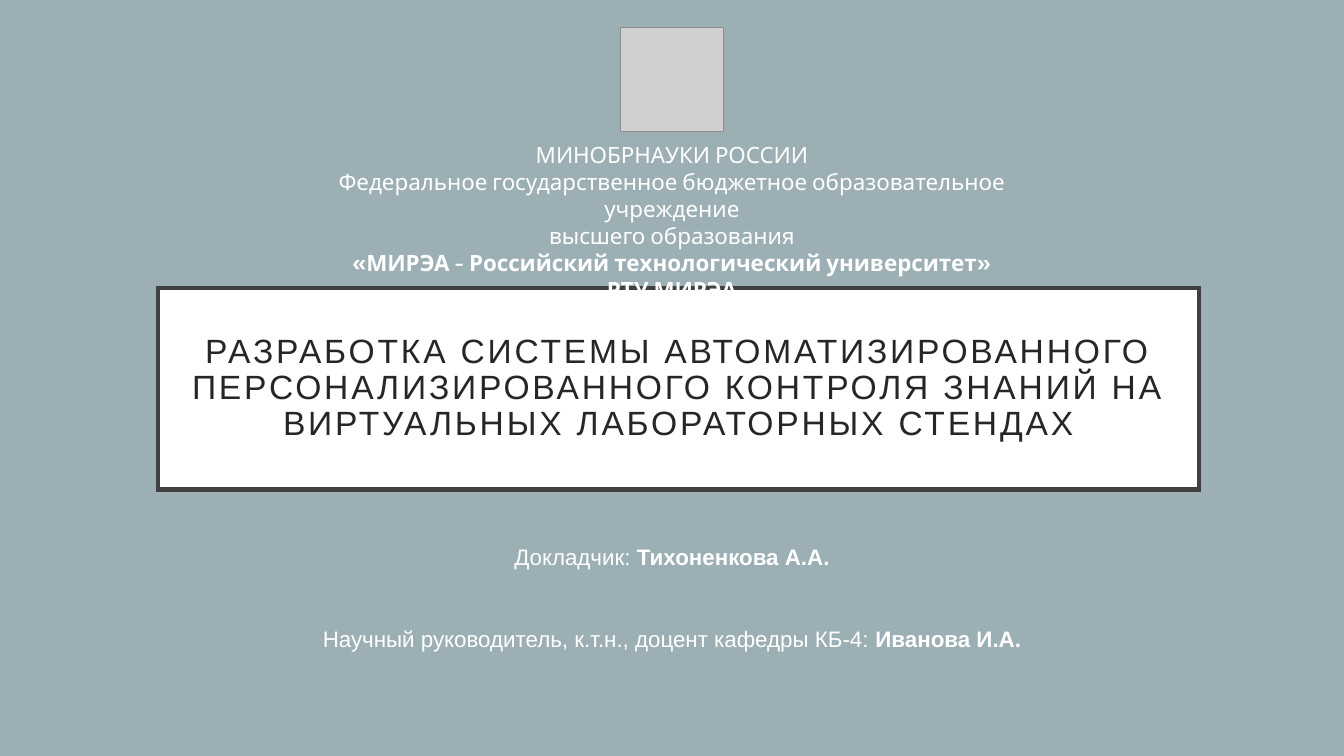
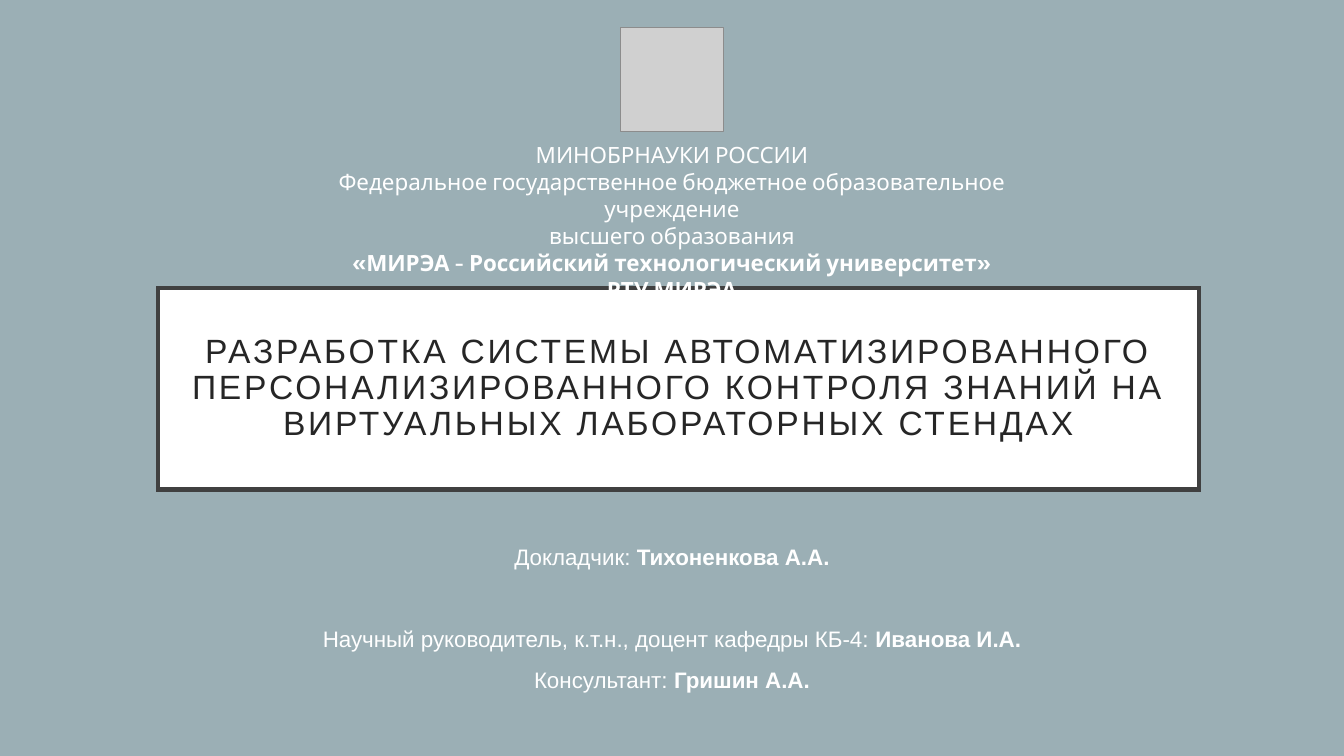
Before and after one commit to PolMarzia/diplom, a slide deck: slide 1 of Prez.pptx. Drawn at 1344x756 pixels with LibreOffice and Linux fonts; fonts in the diff are those of the drawing; grey boxes stand for pictures. Boxes give left, top, right and bottom in pixels: in the first picture for what was removed or moved away, otherwise in the second. Text is boxed around its words. In the diff, an @@ line names an element or a change of style, - is before the commit and + after.

```diff
--- a/Prez.pptx
+++ b/Prez.pptx
@@ subtitle at (534, 673, 810, 693): paragraph added @@
+Консультант: Гришин А.А.
```
Also in this commit, not shown: 9 other slides changed, 2 slides removed, 7 other files.
